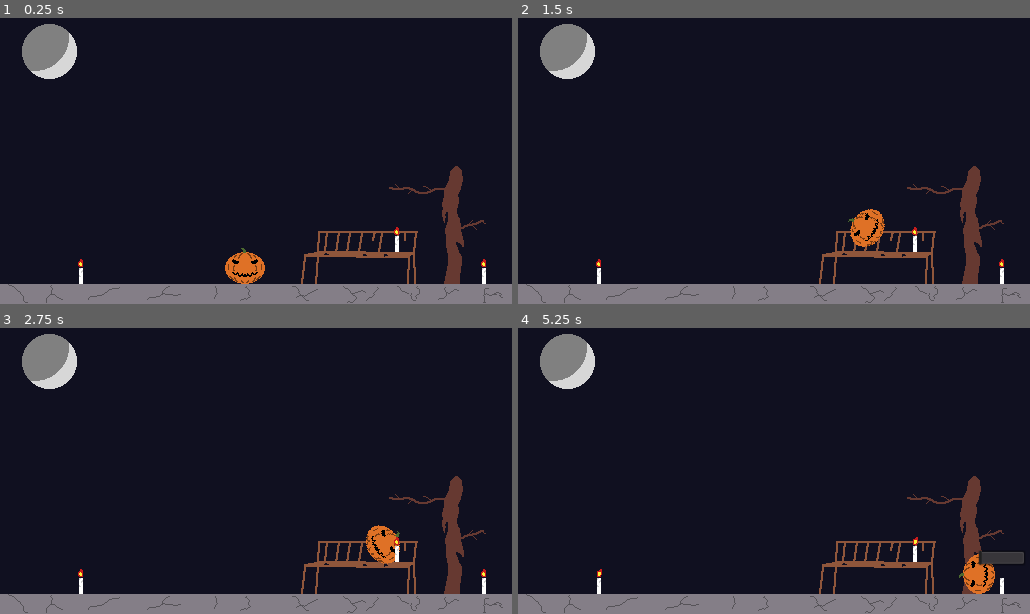
Above: before the commit, frames 1-4 (two rows, left to right).
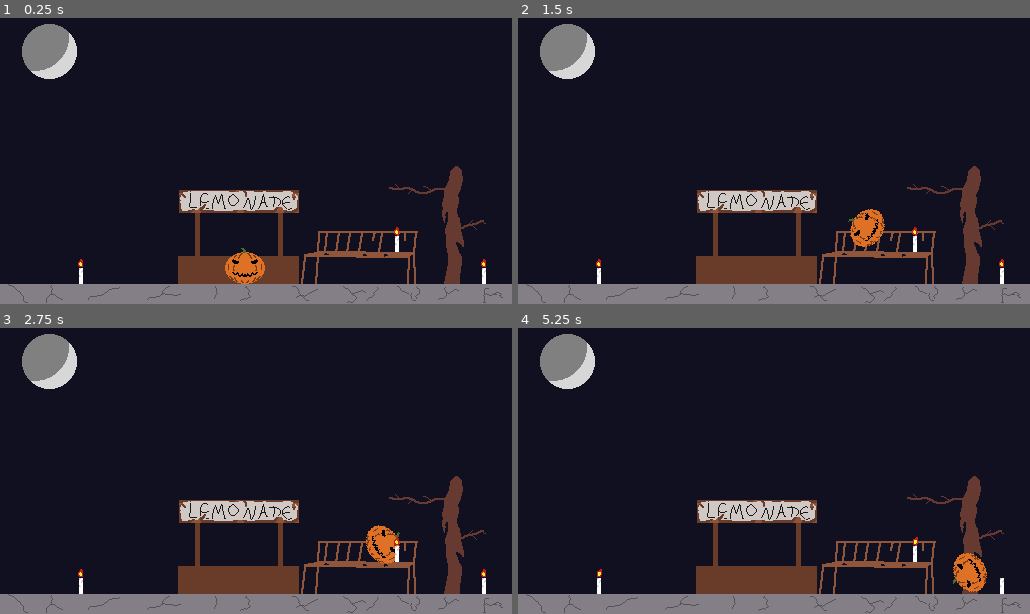
Above: after the commit, the same moments.

Repository: PietroCarrara/trijam-143
Game: Godot game, scene res://scenes/MainScene.tscn
Two runs of this game, one before a commit and one after it. Both use one fixed random seed, a clock stepped at 60 frames per second and the inputs below.
Inputs:
- Up to frame 1 (0.25 s): no input
- Up to frame 2 (1.5 s): hold Space (fix) 0.53-1.28 s; hold Right (right) from 0.53 s (still down); tap Up (jump) at 0.77 s; tap Space (fix) at 1.35 s
- Up to frame 3 (2.75 s): tap Up (jump) at 1.52 s; release Right (right) at 2.03 s; hold Left (left) from 2.03 s (still down); hold Space (fix) from 2.03 s (still down)
- Up to frame 4 (5.25 s): release Left (left) at 2.78 s; release Space (fix) at 2.78 s; hold Right (right) 2.78-4.28 s; tap Space (fix) at 2.85, 4.35 s; tap Up (jump) at 3.02, 3.77, 4.52 s; hold Space (fix) 3.53-4.28 s; hold Left (left) 4.28-5.03 s; hold Right (right) from 5.03 s (still down); hold Space (fix) from 5.03 s (still down)

The runs differ from the first frame. In frame 1, 3.7% of the frame differs, in the area x 34-59%, y 60-94%; in frame 2, 4.3%; in frame 3, 4.4%; in frame 4, 5.3%, in the area x 34-99%, y 60-94%.

Commit message:
Basic lemonade stand

Diff:
--- a/scenes/MainScene.tscn
+++ b/scenes/MainScene.tscn
@@ -16,6 +16,9 @@
 
 [sub_resource type="RectangleShape2D" id=4]
 extents = Vector2( 12.269, 2.28297 )
+
+[sub_resource type="RectangleShape2D" id=5]
+extents = Vector2( 59.8263, 11.3833 )
 
 [node name="Node2D" type="Node2D"]
 script = ExtResource( 3 )
@@ -44,12 +47,13 @@
 }
 
 [node name="Bench" type="StaticBody2D" parent="."]
-position = Vector2( 358.278, 250.106 )
+position = Vector2( 360.242, 250.246 )
 __meta__ = {
 "_edit_lock_": true
 }
 
 [node name="CollisionShape2D" type="CollisionShape2D" parent="Bench"]
+rotation = 0.00523599
 shape = SubResource( 2 )
 one_way_collision = true
 
@@ -64,7 +68,8 @@
 one_way_collision = true
 
 [node name="BranchLow" type="StaticBody2D" parent="."]
-position = Vector2( 471.622, 221.623 )
+position = Vector2( 471.357, 221.093 )
+rotation = -0.261799
 __meta__ = {
 "_edit_lock_": true
 }
@@ -76,6 +81,17 @@
 __meta__ = {
 "_edit_group_": true
 }
+
+[node name="LemonadeTop" type="StaticBody2D" parent="."]
+position = Vector2( 239.174, 197.883 )
+__meta__ = {
+"_edit_lock_": true
+}
+
+[node name="CollisionShape2D" type="CollisionShape2D" parent="LemonadeTop"]
+position = Vector2( -0.25, -0.25 )
+shape = SubResource( 5 )
+one_way_collision = true
 
 [node name="Candle" parent="." groups=[
 "Candles",
Binary file changed: res/background.aseprite
Binary file changed: res/background.png
Not shown: 1 places in scenes/MainScene.tscn that only renumber resources
